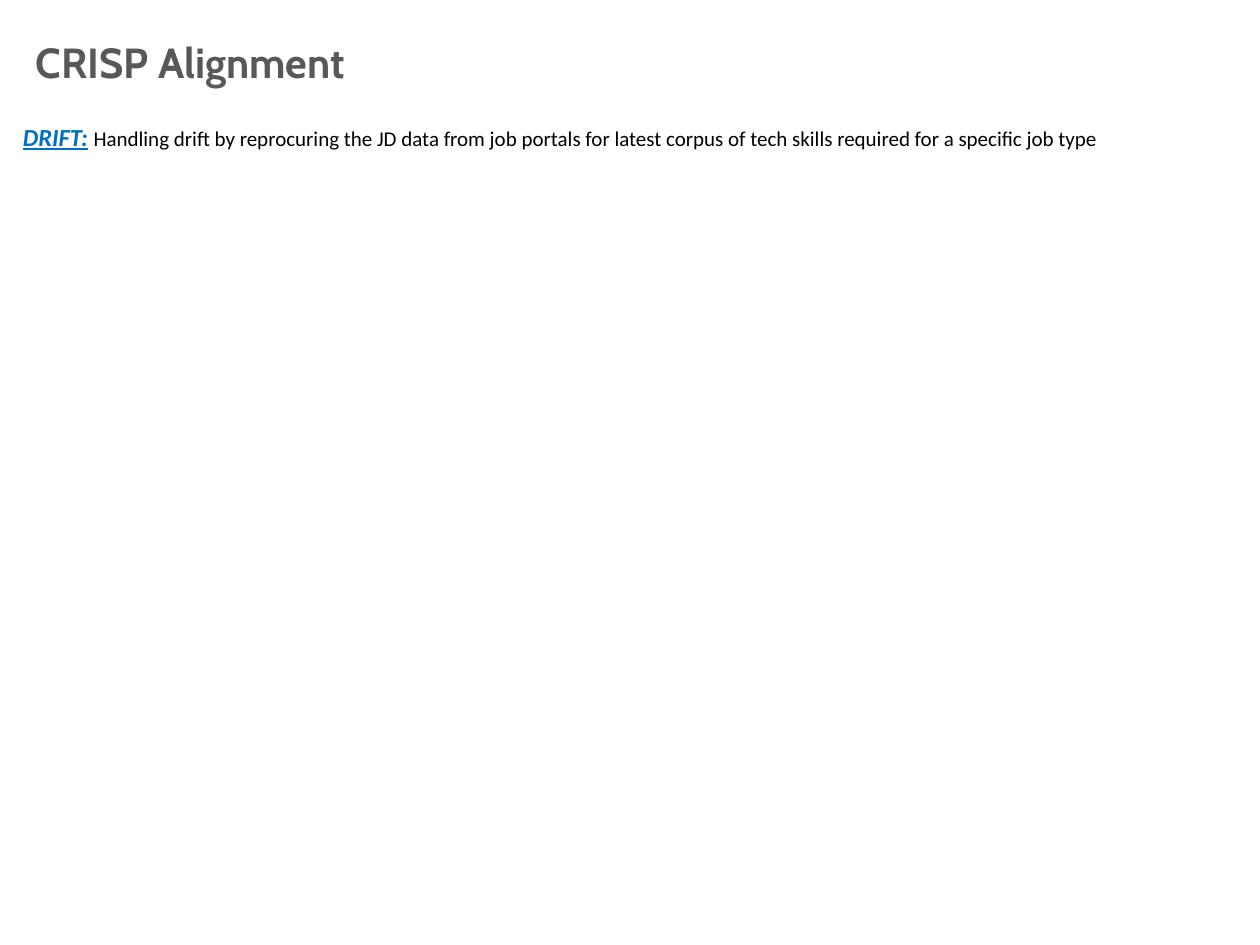
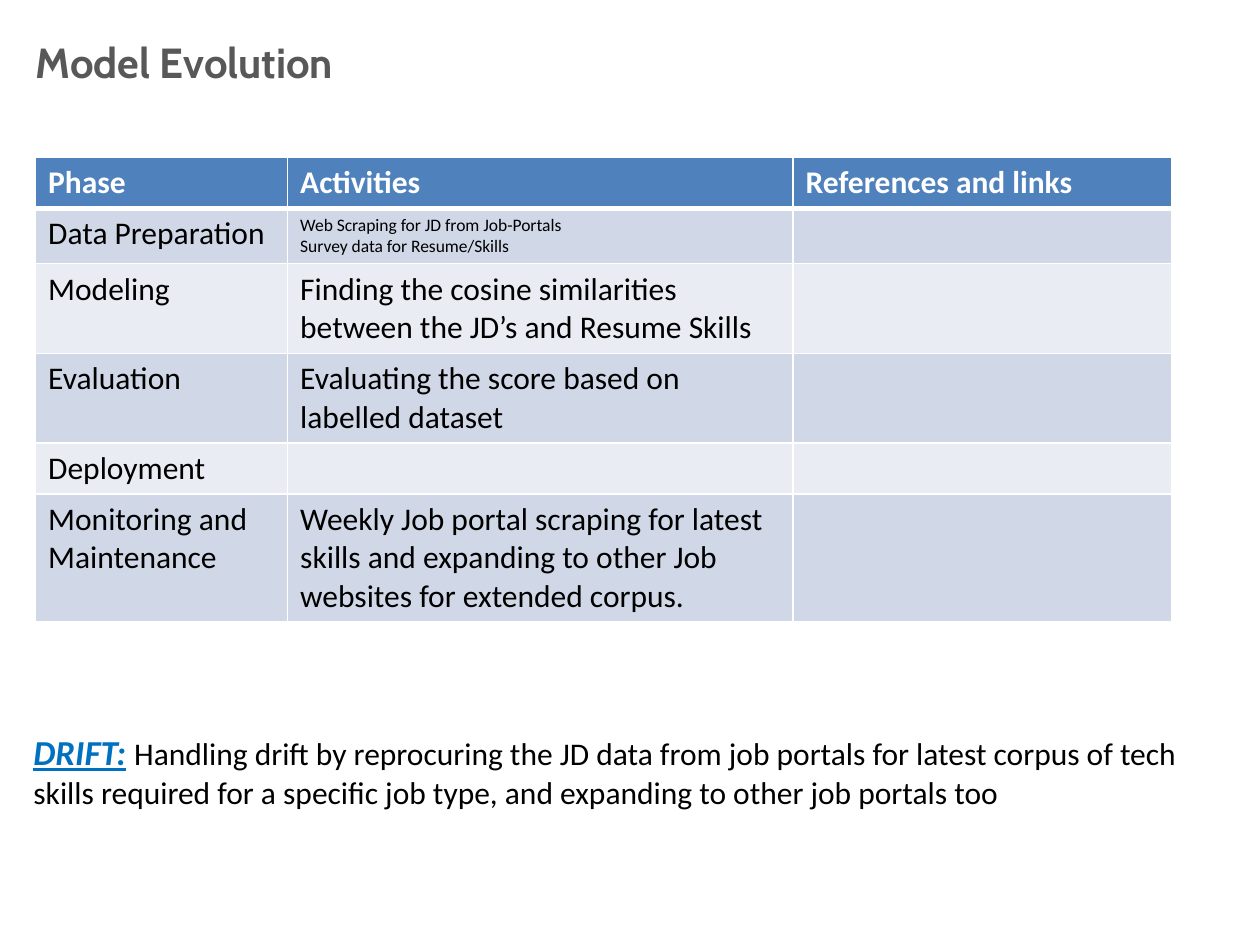
Before and after one commit to anirudhyadav/ISBG4FP1, a slide deck: slide 7 of Foundation_Project_G4__Final_Review_Trending_Jobs.pptx (slide 6 before the commit). Drawn at 1260x945 pixels with LibreOffice and Linux fonts; fonts in the diff are those of the drawing; background and template pictures are left out. Boxes give left, top, right and bottom in pixels: in the first picture for what was removed or moved away, otherwise in the second. Text is boxed around its words. In the diff, an @@ line names an element or a change of style, - is before the commit and + after.

```diff
--- a/Foundation_Project_G4__Final_Review_Trending_Jobs.pptx
+++ b/Foundation_Project_G4__Final_Review_Trending_Jobs.pptx
@@ title at (36,46,333,79): text changed @@
-CRISP Alignment
+Model Evolution
@@ table added at (35,158,1172,616), 6 rows, 3 columns @@
+Phase | Activities | References and links
+Data Preparation | Web Scraping for JD from Job-Portals Survey data for Resume/Skills | 
+Modeling | Finding the cosine similarities between the JD’s and Resume Skills | 
+Evaluation | Evaluating the score based on labelled dataset | 
+Deployment |  | 
+Monitoring and Maintenance | Weekly Job portal scraping for latest skills and expanding to other Job websites for extended corpus. | 
@@ text at (33,742,1176,810): text changed; size 12 to 18 pt @@
-DRIFT: Handling drift by reprocuring the JD data from job portals for latest corpus of tech skills required for a specific job type
+DRIFT: Handling drift by reprocuring the JD data from job portals for latest corpus of tech skills required for a specific job type, and expanding to other job portals too
```
Also in this commit, not shown: 2 other slides changed, 4 slides added, 2 slides removed.
